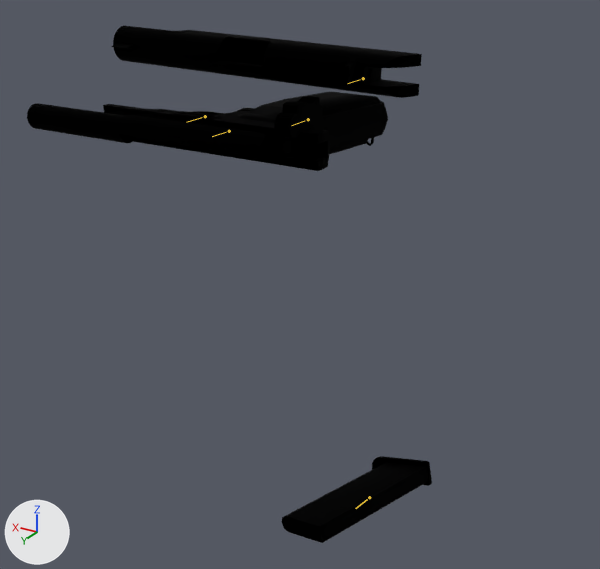
One commit to the glTF model xogot/assets/weapons/aether_waw_real/tt33/viewmodel.glb: the scene before it, then after it.
Before and after are seen from a 50 mm lens placed at (-0.299, 0.413, 0.115), pointed at (0.001, -0.086, -0.135). Every picture has the same lights, and +X, +Y and +Z are marked at lower left. The older version comes first. Both versions are drawn at frame 16 of the action 'PSA_viewmodel_tokarev_tt30_reload'; the numbers are the values there. The bones that change, and the others that lie on the model, are drawn over the model as lines.

Names of what the first picture shows: 'viewmodel_rus_tt30_pistol'.
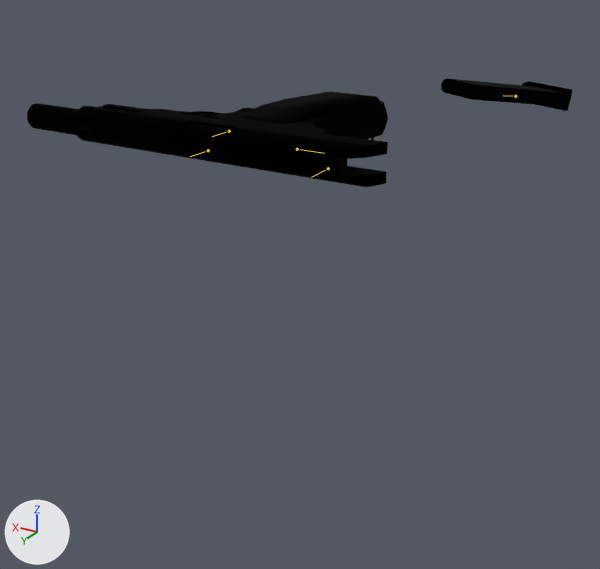
Changed parts and their boxes (x1, y1, x2, y2) in the pictures (600 x 569 px):
```json
{"object": "viewmodel_rus_tt30_pistol", "change": "posed", "before": [27, 26, 432, 543], "after": [27, 78, 572, 187], "on screen": "34% wider, 79% shorter"}
{"bone": "joint2", "before": "(205, 116) to (186, 122)", "after": "(208, 150) to (190, 156)"}
{"bone": "joint1", "before": "(308, 119) to (291, 125)", "after": "(297, 149) to (324, 153)"}
{"bone": "j_clip", "before": "(369, 497) to (355, 508)", "after": "(515, 96) to (503, 95)"}
{"bone": "j_bolt", "before": "(363, 78) to (347, 83)", "after": "(328, 168) to (311, 177)"}
```

Edits to the scene script, one JSON object a line:
```json
{"block": "bone_joint2", "where": "bone_joint2 = bpy.data.objects['viewmodel_rus_tt30_pistol.ao'].pose.bones['joint2']  # child of 'j_gun'"}
{"op": "set", "path": "bone_joint2.location", "old": "(0.0, 0.0015, 0.0211)", "new": "(0.0, 0.0, 0.0)"}
{"block": "bone_joint1", "where": "bone_joint1 = bpy.data.objects['viewmodel_rus_tt30_pistol.ao'].pose.bones['joint1']  # child of 'j_gun'"}
{"op": "set", "path": "bone_joint1.location", "old": "(0.0, -0.012, 0.0147)", "new": "(0.0, 0.0, 0.0)"}
{"op": "set", "path": "bone_joint1.rotation_quaternion", "old": "(0.712, 0.0, -0.702, 0.0)", "new": "(0.712, 0.0, 0.0, 0.702)", "note": "degrees (0, -89, 0) -> degrees (0, 0, 89)"}
{"block": "bone_j_clip", "where": "bone_j_clip = bpy.data.objects['viewmodel_rus_tt30_pistol.ao'].pose.bones['j_clip']  # child of 'j_gun'"}
{"op": "set", "path": "bone_j_clip.location", "old": "(-0.0671, 0.0493, -0.2279)", "new": "(-0.0671, -0.1855, -0.0033)"}
{"op": "set", "path": "bone_j_clip.rotation_quaternion", "old": "(0.988, 0.072, 0.133, -0.032)", "new": "(0.988, 0.072, -0.032, -0.133)", "note": "degrees (8, 15, -3) -> degrees (9, -2, -15)"}
{"block": "bone_j_bolt", "where": "bone_j_bolt = bpy.data.objects['viewmodel_rus_tt30_pistol.ao'].pose.bones['j_bolt']  # child of 'j_gun'"}
{"op": "set", "path": "bone_j_bolt.location", "old": "(-0.0429, -0.0373, 0.0413)", "new": "(-0.0421, 0.0005, 0.0)"}
{"op": "set", "path": "bone_j_bolt.rotation_quaternion", "old": "(1.0, 0.0, -0.01, -0.01)", "new": "(1.0, 0.0, 0.0, 0.0)", "note": "degrees (0, -1, -1) -> degrees (0, 0, 0)"}
```
